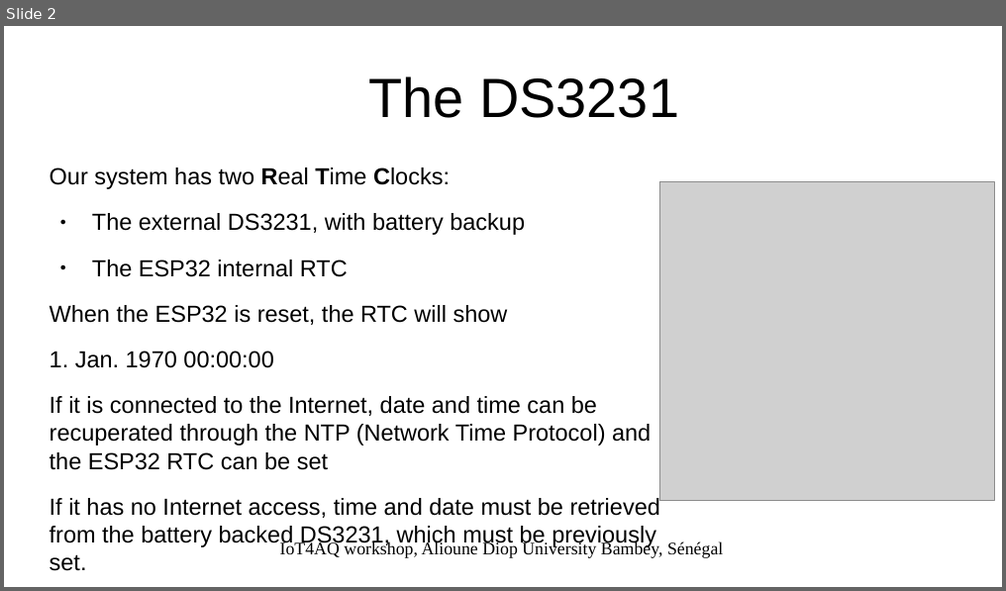
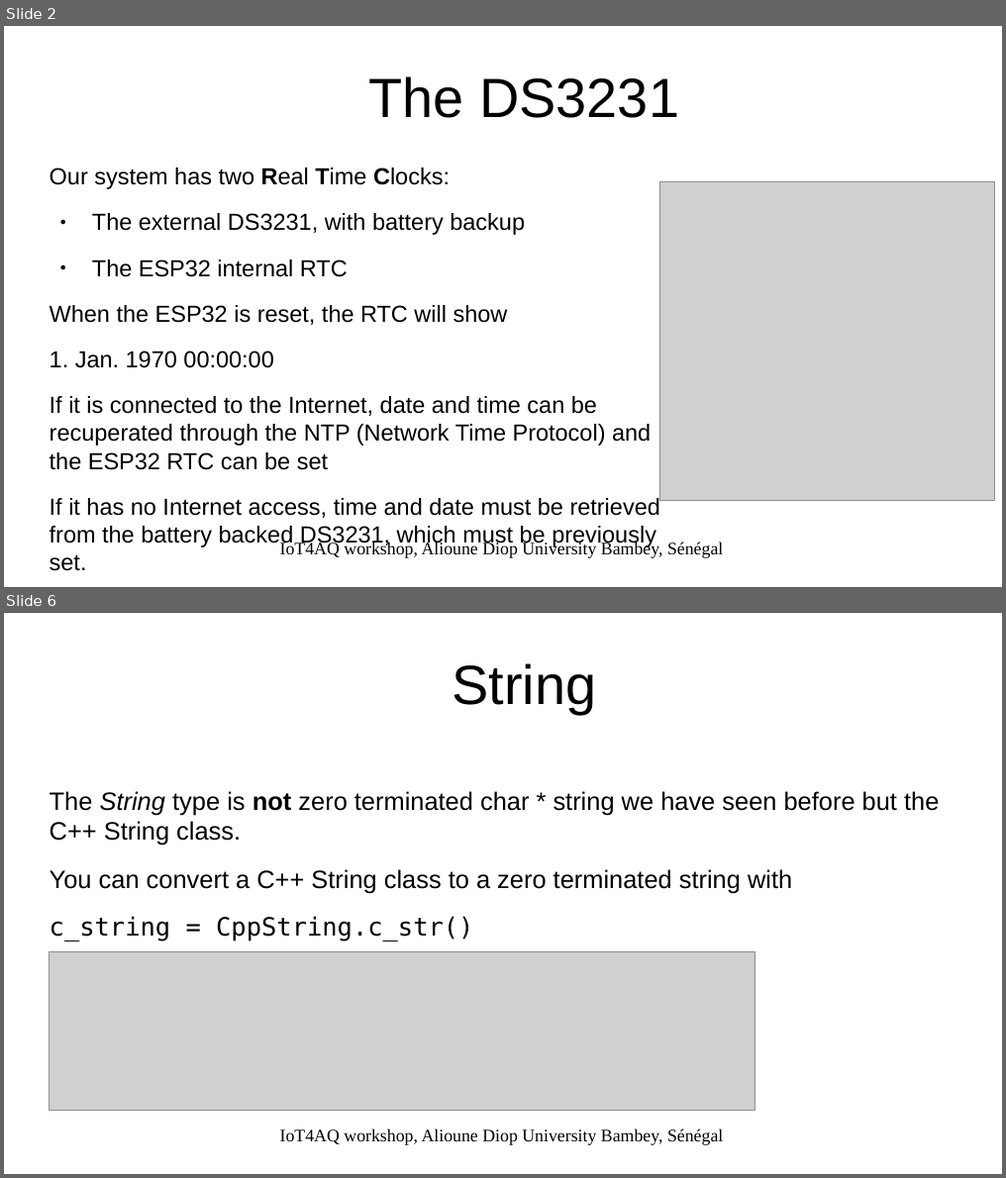
Before and after one commit to uraich/IoT4AQ, a slide deck: workshop/slides/iot4aq_rtc.odp. Shown one above the other, each under a label of ours: slide 2 before the commit, slides 2 and 6 after it; the slides between them are not shown. The pictures are 1006x591 and 1006x1178 pixels, drawn with LibreOffice and Linux fonts; fonts in the diff are those of the drawing; grey boxes stand for pictures; background and template pictures are left out. Boxes give left, top, right and bottom in pixels: in the first picture for what was removed or moved away, otherwise in the second. Text is boxed around its words. In the diff, an @@ line names an element or a change of style, - is before the commit and + after.

```diff
--- a/workshop/slides/iot4aq_rtc.odp
+++ b/workshop/slides/iot4aq_rtc.odp
@@ slide 6 added at [4, 613, 1002, 1174], background #FFFFFF @@
@@ title added at [451, 663, 596, 714], 44 pt, text #000000 @@
+String
@@ text added at [50, 791, 939, 942], 20 pt, text #000000 @@
+The String type is not zero terminated char * string we have seen before but the C++ String class.
+You can convert a C++ String class to a zero terminated string with
+c_string = CppString.c_str()
@@ picture added at [50, 953, 754, 1111] @@
@@ text added at [280, 1129, 723, 1146], 14 pt, text #000000 @@
+IoT4AQ workshop, Alioune Diop University Bambey, Sénégal
```
Also in this commit, not shown: 1 slide changed, 8 other slides added, 8 other files.
